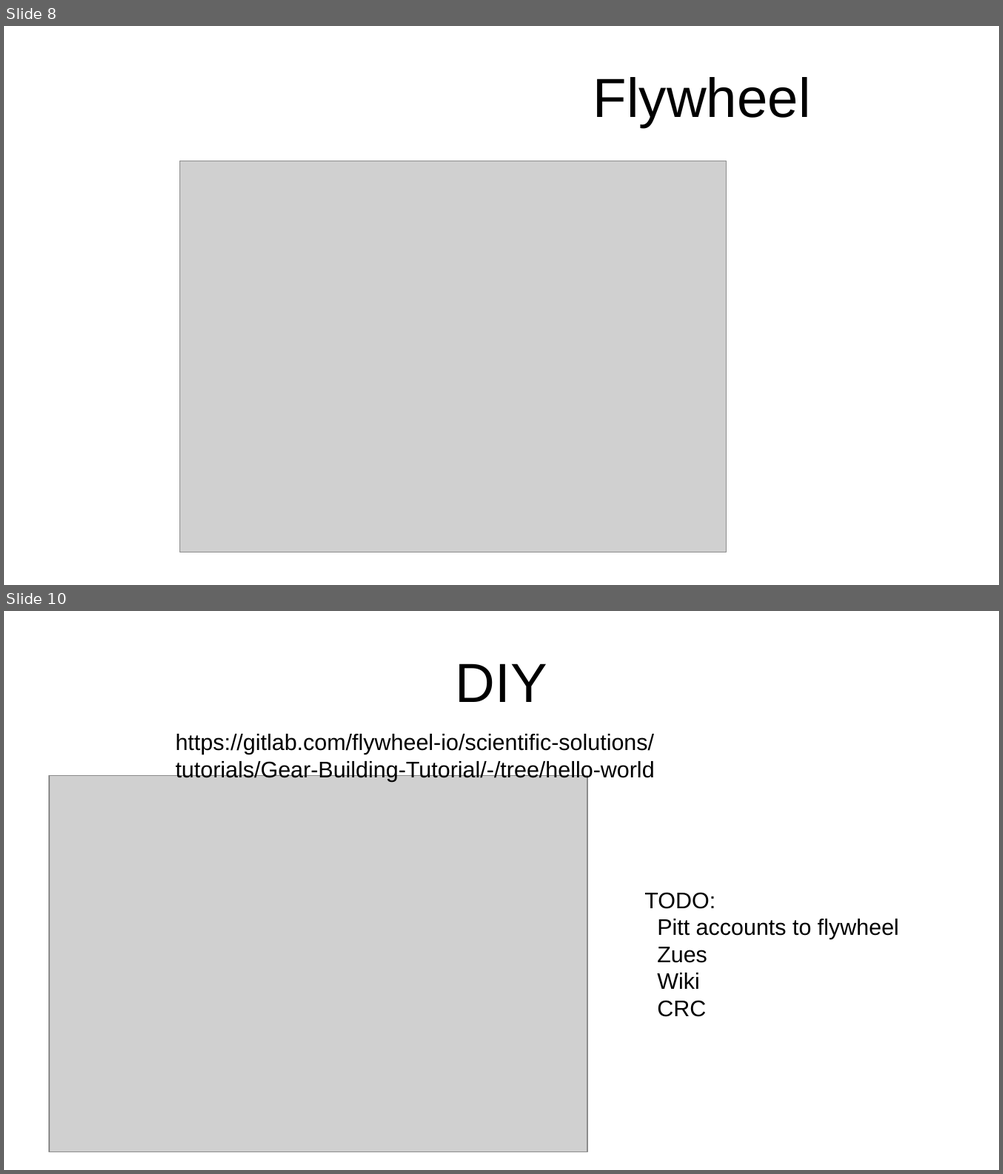
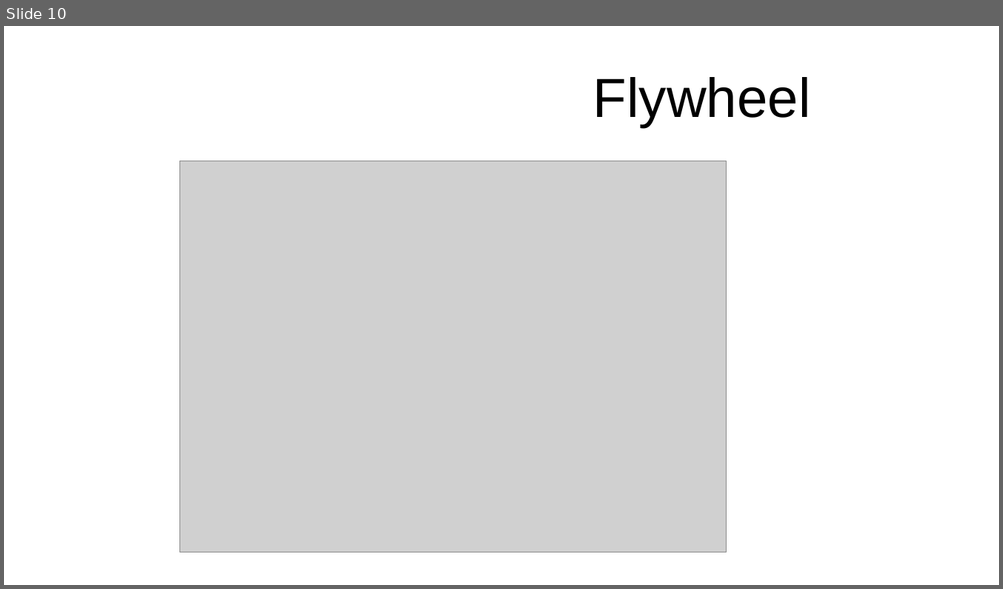
Before and after one commit to NPACore/fw-mrrcqa, a slide deck: docs/fwgears_gettingstarted_20240829.odp. Shown one above the other, each under a label of ours: slides 8 and 10 before the commit, slide 10 after it; the slides between them are not shown. The pictures are 1003x1174 and 1003x589 pixels, drawn with LibreOffice and Linux fonts; fonts in the diff are those of the drawing; grey boxes stand for pictures. Boxes give left, top, right and bottom in pixels: in the first picture for what was removed or moved away, otherwise in the second. Text is boxed around its words. In the diff, an @@ line names an element or a change of style, - is before the commit and + after.

Commit message:
✨ fwgeras_gettingstarted: add actual fw gear dialog

```diff
--- a/docs/fwgears_gettingstarted_20240829.odp
+++ b/docs/fwgears_gettingstarted_20240829.odp
@@ slide 10 removed at (x1=4, y1=611, x2=999, y2=1170), background #FFFFFF @@
@@ title removed at (x1=455, y1=664, x2=547, y2=702) @@
-DIY
@@ text removed at (x1=176, y1=734, x2=654, y2=782) @@
-https://gitlab.com/flywheel-io/scientific-solutions/tutorials/Gear-Building-Tutorial/-/tree/hello-world
@@ picture removed at (x1=49, y1=775, x2=587, y2=1153) @@
@@ text removed at (x1=644, y1=892, x2=899, y2=1017) @@
-TODO:
-Pitt accounts to flywheel
-Zues
-Wiki
-CRC
@@ what was slide 8 is now slide 10 @@
```
Also in this commit, not shown: 3 slides changed, 3 slides added.
